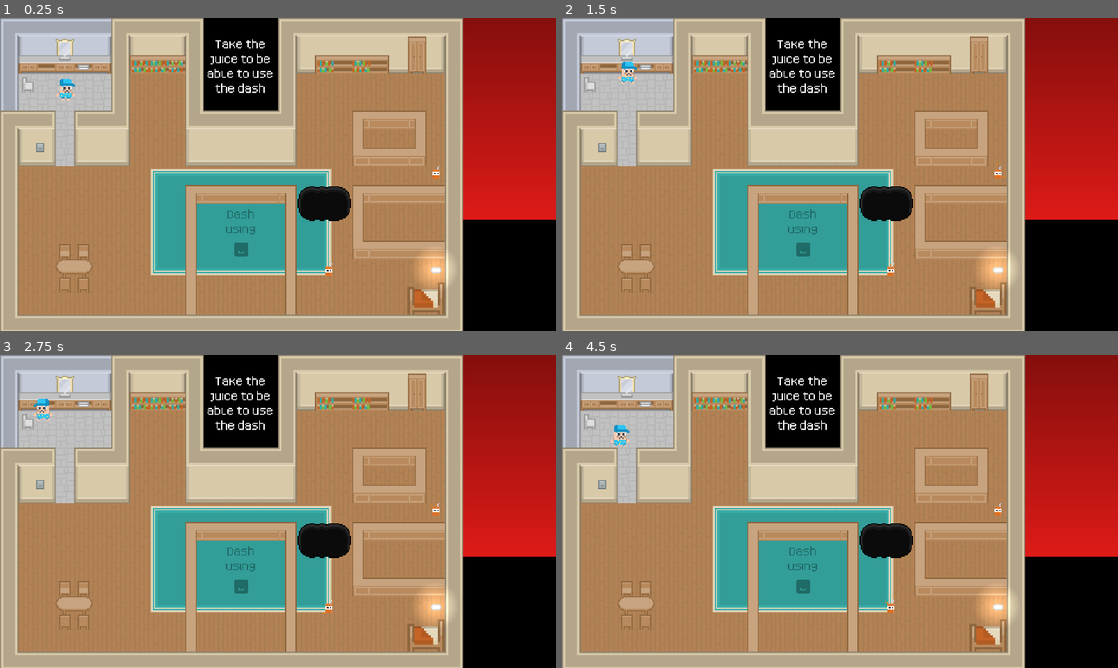
Above: before the commit, frames 1-4 (two rows, left to right).
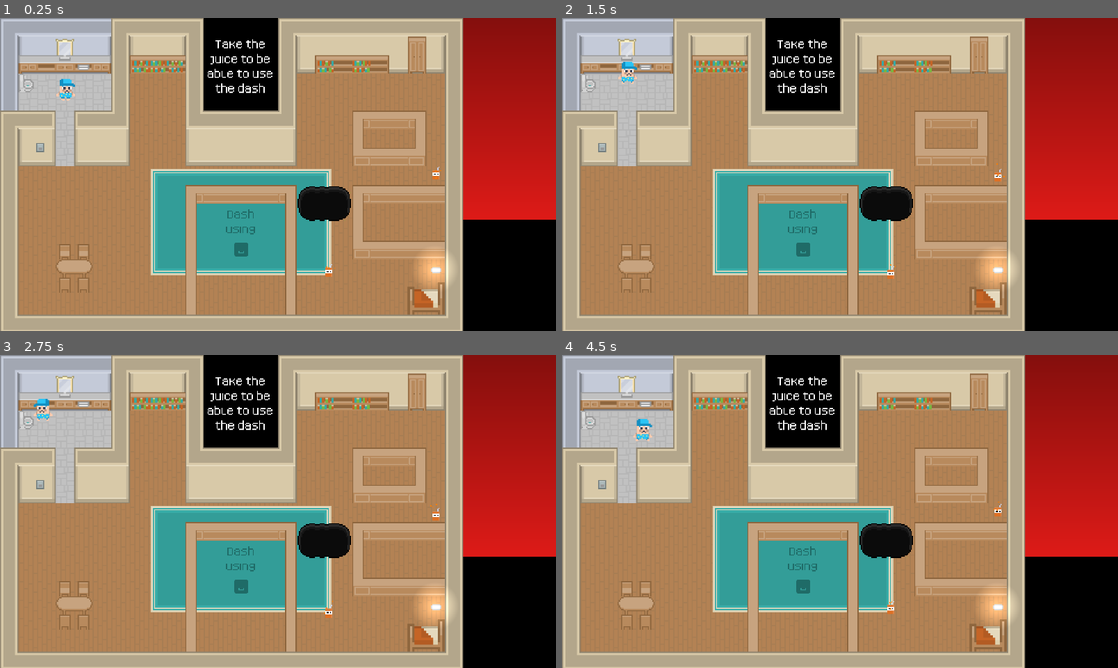
Above: after the commit, the same moments.

Repository: 10Zeeko/levelupgamejam2025
Game: Godot game, scene res://Scenes/third_level.tscn
Two runs of this game, one before a commit and one after it. Both use one fixed random seed, a clock stepped at 60 frames per second and the inputs below. This scene is started directly instead of the project's main scene. Sound files missing from this copy of the repository are replaced by a short silence.
Inputs:
- Up to frame 1 (0.25 s): no input
- Up to frame 2 (1.5 s): hold W (Up) from 0.53 s (still down); tap Space (Dash) at 0.6 s; tap Shift (Running) at 1.35 s
- Up to frame 3 (2.75 s): release W (Up) at 2.03 s; hold A (Left) from 2.03 s (still down); tap Space (Dash) at 2.1 s
- Up to frame 4 (4.5 s): tap Shift (Running) at 2.85, 4.35 s; release A (Left) at 3.53 s; hold S (Down) 3.53-4.28 s; tap Space (Dash) at 3.6 s; tap R (Reset) at 4.15 s; hold D (Right) from 4.28 s (still down)

The runs differ from the first frame. In frame 1, 0.1% of the frame differs, in the area x 3-80%, y 17-83%; in frame 2, 0.2%; in frame 3, 0.2%; in frame 4, 0.5%.

Commit message:
Juice anim, key to reset level and toilet sprite

Diff:
--- a/GameNodes/Interactables/bed.tscn
+++ b/GameNodes/Interactables/bed.tscn
@@ -26,6 +26,7 @@
 [node name="CollisionShape2D" type="CollisionShape2D" parent="."]
 position = Vector2(-7.5, 1.5)
 shape = SubResource("RectangleShape2D_225fl")
+disabled = true
 
 [node name="CollisionShape2D2" type="CollisionShape2D" parent="."]
 position = Vector2(7.25, 0.5)
--- a/GameNodes/Player/player_controller.gd
+++ b/GameNodes/Player/player_controller.gd
@@ -46,6 +46,8 @@
 		current_state = State.WALK
 	if Input.get_action_strength("Running"):
 		current_state = State.RUN
+	if Input.get_action_strength("Reset"):
+		Globals.change_level()
 
 	if input_dir.x != 0:
 		sprite_2d.flip_h  = input_dir.x < 0
@@ -112,8 +114,7 @@
 	is_dashing    = false
 	collision_mask = original_mask
 	velocity       = Vector2.ZERO
-	power_up_particles.visible = false
-	dash_ready = false
+	remove_power_up_effect()
 
 func enter_dark_mode():
 	sprite_2d.texture = eyesSheet
@@ -131,6 +132,10 @@
 	dash_ready = true
 	power_up_particles.visible = true
 
+func remove_power_up_effect():
+	dash_ready = false
+	power_up_particles.visible = false
+
 func kill_player():
 	var particles_instance = death_particles.instantiate()
 	get_tree().current_scene.add_child(particles_instance)
--- a/GameNodes/PowerUps/juice_power_up.gd
+++ b/GameNodes/PowerUps/juice_power_up.gd
@@ -3,6 +3,23 @@
 @export var player_controller: CharacterBody2D
 @onready var timer: Timer = $Timer
 @onready var collision_shape_2d: CollisionShape2D = $CollisionShape2D
+
+@export var position_curve: Curve
+@onready var sprite_2d: Sprite2D = $Sprite2D
+
+@export var travel_time: float = 2.0
+var time_passed: float = 0.0
+var original_position: Vector2
+
+func _ready() -> void:
+	original_position = sprite_2d.position
+
+func _process(delta: float) -> void:
+	if position_curve:
+		time_passed += delta
+		var t := fmod(time_passed / travel_time, 1.0)
+		var y_offset := position_curve.sample(t) * 20.0
+		sprite_2d.position.y = original_position.y + y_offset
 
 func _on_body_entered(body: Node2D) -> void:
 	if body == player_controller:
--- a/GameNodes/PowerUps/juice_power_up.tscn
+++ b/GameNodes/PowerUps/juice_power_up.tscn
@@ -1,9 +1,13 @@
-[gd_scene load_steps=7 format=3 uid="uid://dditk5ntc04v"]
+[gd_scene load_steps=8 format=3 uid="uid://dditk5ntc04v"]
 
 [ext_resource type="Texture2D" uid="uid://dbpqesva7gpei" path="res://Sprites/PowerUps/juice.png" id="1_nhyf6"]
 [ext_resource type="Script" uid="uid://caevpd2pwpin7" path="res://GameNodes/PowerUps/juice_power_up.gd" id="1_v5m4c"]
 [ext_resource type="Shader" uid="uid://b3klq82o5gsp6" path="res://GameNodes/Player/player_controller.gdshader" id="2_7rh51"]
 [ext_resource type="Texture2D" uid="uid://bl5kfig2y1f7j" path="res://Sprites/PowerUps/particle.png" id="2_h8rfk"]
+
+[sub_resource type="Curve" id="Curve_v5m4c"]
+_data = [Vector2(0, 0), 0.0, 0.0, 0, 0, Vector2(0.5, 1), 0.0, 0.0, 0, 0, Vector2(1, 0), 0.0, 0.0, 0, 0]
+point_count = 3
 
 [sub_resource type="CircleShape2D" id="CircleShape2D_nhyf6"]
 radius = 33.1361
@@ -13,6 +17,7 @@
 
 [node name="juice_power_up" type="Area2D"]
 script = ExtResource("1_v5m4c")
+position_curve = SubResource("Curve_v5m4c")
 
 [node name="Sprite2D" type="Sprite2D" parent="."]
 scale = Vector2(4, 4)
--- a/GameNodes/globals.gd
+++ b/GameNodes/globals.gd
@@ -71,6 +71,7 @@
 	if music_player:
 		var tw = create_tween()
 		tw.tween_property(music_player, "volume_db", -10.0, 0.5)
+		player_controller.remove_power_up_effect()
 
 func lights_on():
 	if music_player:
Binary file changed: Sprites/Tilesheets/roguelikeIndoor_transparent.png
Not shown, added: Sprites/Tilesheets/roguelikeIndoor_transparent.png~
